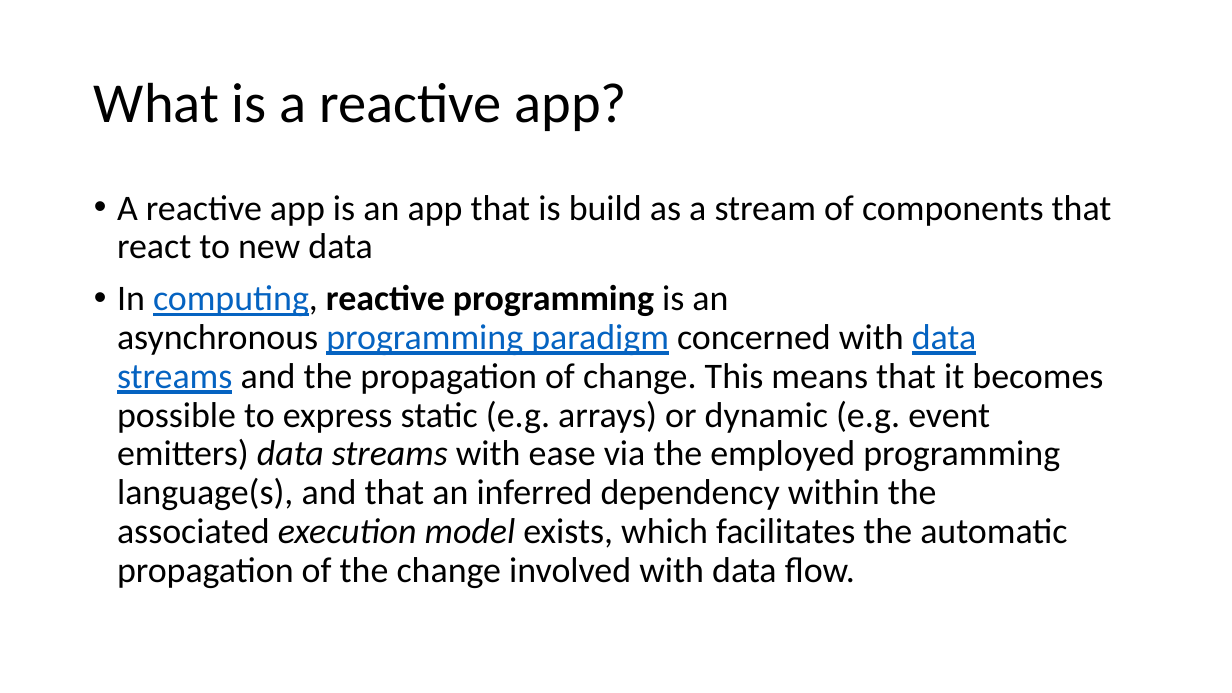
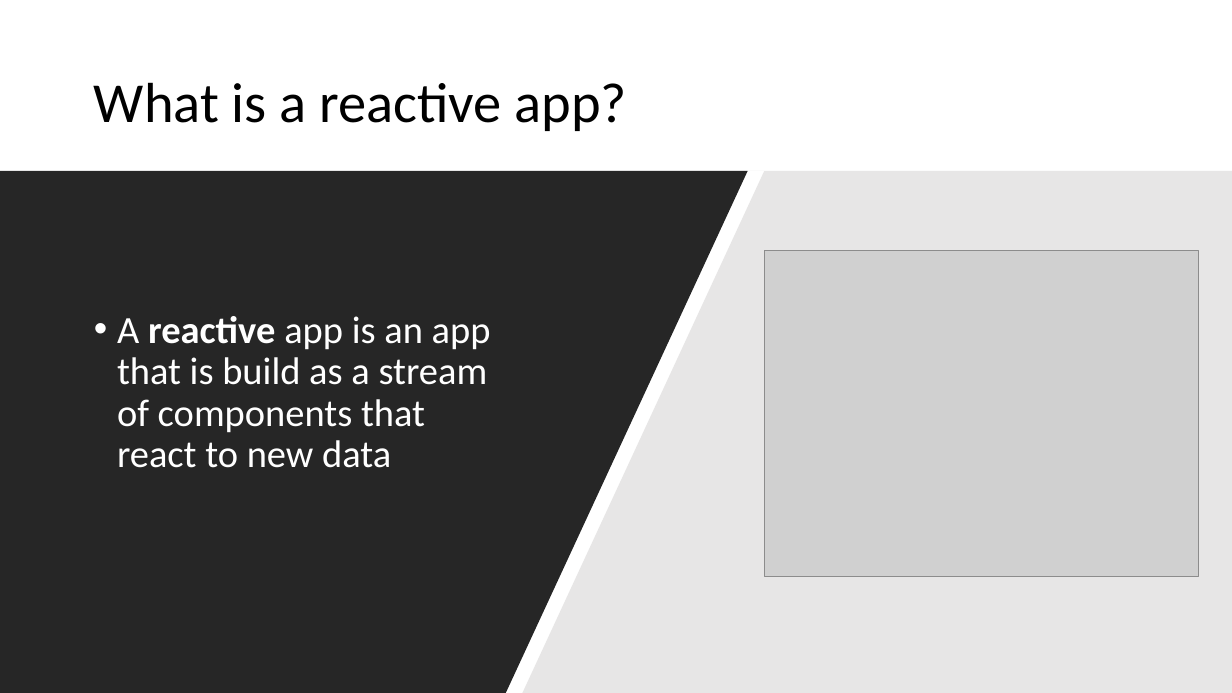
Before and after one commit to MihaiTheCoder/EventMadness, a slide deck: slide 3 of Reactive programming.pptx. Drawn at 1232x693 pixels with LibreOffice and Linux fonts; fonts in the diff are those of the drawing; grey boxes stand for pictures. Boxes give left, top, right and bottom in pixels: in the first picture for what was removed or moved away, otherwise in the second. Text is boxed around its words. In the diff, an @@ line names an element or a change of style, - is before the commit and + after.

Commit message:
Update presentation

```diff
--- a/Reactive programming.pptx
+++ b/Reactive programming.pptx
@@ freeform shape added at bbox=[0, 171, 748, 693], fill #000000 at 85% opacity @@
@@ freeform shape added at bbox=[500, 171, 1232, 693], fill #E7E6E6 @@
@@ text "A reactive app is an ...": place and size @@
-text "A reactive app is an ..." at bbox=[117, 195, 1112, 588]
+text "A reactive app is an ..." at bbox=[117, 316, 491, 468]
@@ text "A reactive app is an ..." at bbox=[117, 316, 491, 468]: size 28 to 30 pt, text colour #000000 to #FFFFFF; bold on in "reactive"; vertical alignment top to middle @@
@@ picture added at bbox=[764, 251, 1199, 577] @@
@@ text at bbox=[117, 284, 1103, 588]: paragraph removed @@
-• In computing, reactive programming is an asynchronous programming paradigm concerned with data streams and the propagation of change. This means that it becomes possible to express static (e.g. arrays) or dynamic (e.g. event emitters) data streams with ease via the employed programming language(s), and that an inferred dependency within the associated execution model exists, which facilitates the automatic propagation of the change involved with data flow.
```
Also in this commit, not shown: 13 other slides changed, 9 slides added, 2 slides removed.
